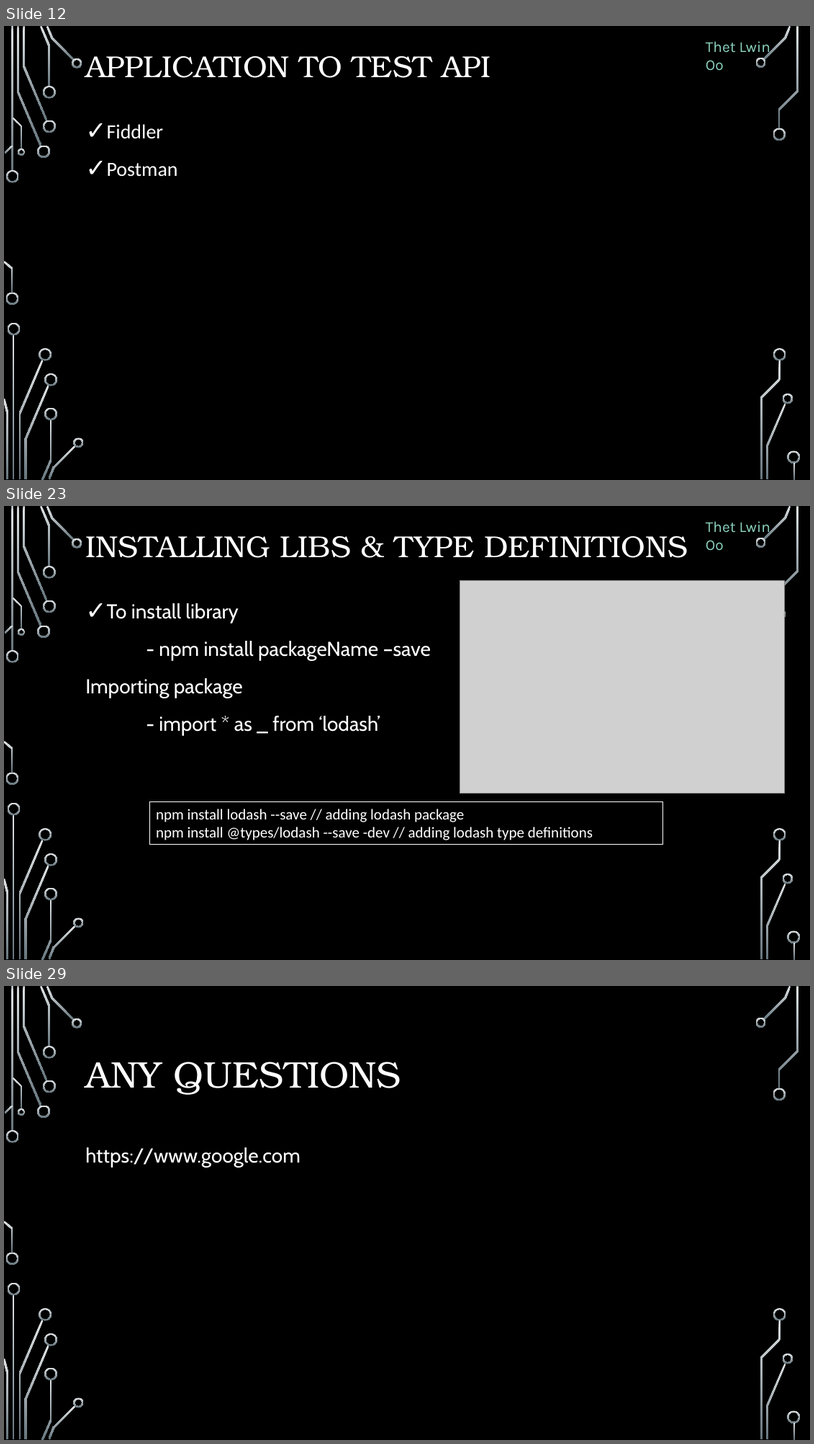
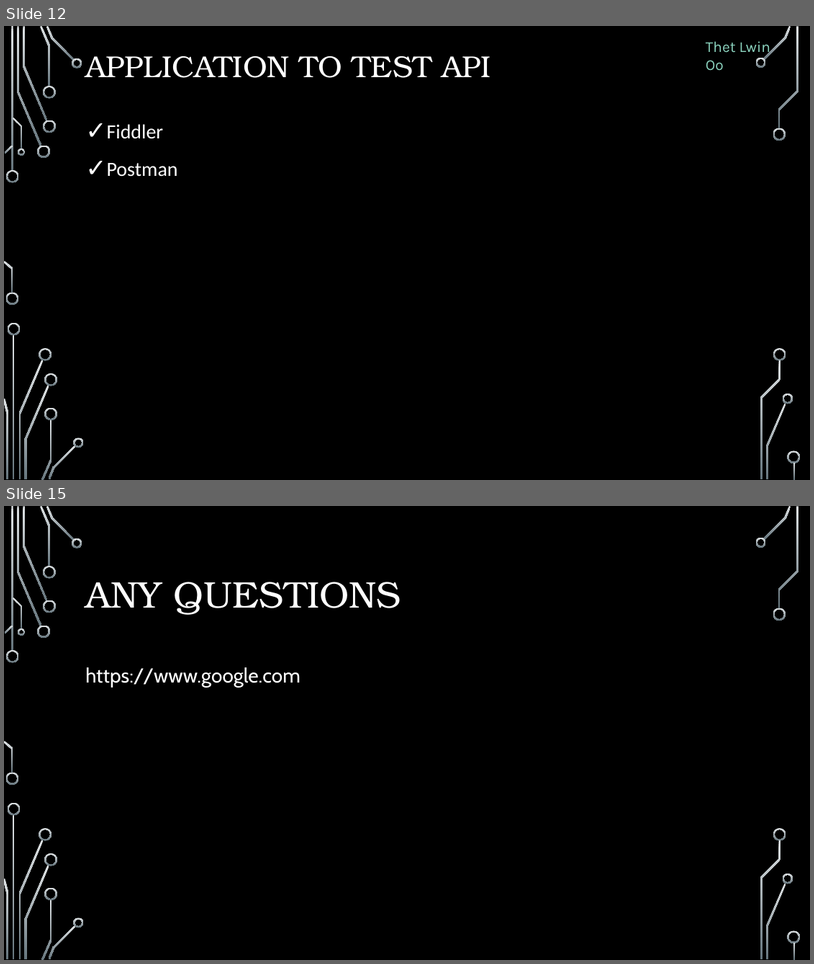
Before and after one commit to ThetLwinOoAam/AspNetMVCTPC1_Doc, a slide deck: AspNetWebApi.pptx. Shown one above the other, each under a label of ours: slides 12, 23 and 29 before the commit, slides 12 and 15 after it; the slides between them are not shown. The pictures are 814x1444 and 814x964 pixels, drawn with LibreOffice and Linux fonts; fonts in the diff are those of the drawing; grey boxes stand for pictures; background and template pictures are left out. Boxes give left, top, right and bottom in pixels: in the first picture for what was removed or moved away, otherwise in the second. Text is boxed around its words. In the diff, an @@ line names an element or a change of style, - is before the commit and + after.

```diff
--- a/AspNetWebApi.pptx
+++ b/AspNetWebApi.pptx
@@ slide 23 removed at box(4, 506, 810, 960), background picture (left out); not listed: 36 template elements that a slide beside it also shows @@
@@ text removed at box(706, 521, 771, 551) @@
-Thet Lwin Oo
@@ title removed at box(85, 536, 688, 558) @@
-INSTALLING LIBS & TYPE DEFINITIONS
@@ picture removed at box(460, 581, 786, 793) @@
@@ text removed at box(85, 603, 431, 735) @@
-✓ To install library
-- npm install packageName –save
-Importing package
-- import * as _ from ‘lodash’
@@ rectangle removed at box(149, 802, 664, 845) @@
-npm install lodash --save // adding lodash package
-npm install @types/lodash --save -dev // adding lodash type definitions
@@ what was slide 29 is now slide 15 @@
```
Also in this commit, not shown: 2 slides added, 15 other slides removed.
